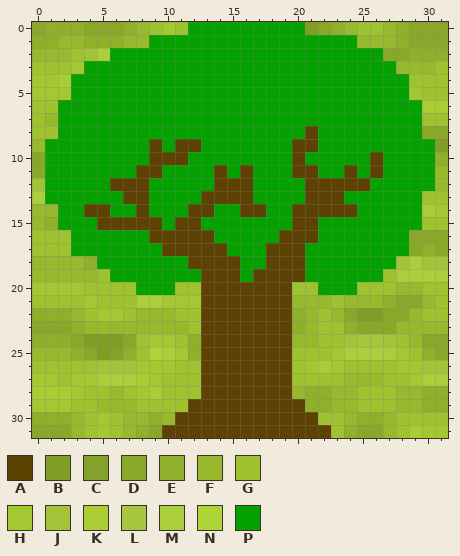
Two versions of one pixel-art sprite, data/images/tree.png. The picture above is the old version.
The file is 32x32 pixels. Colours within 5 levels of each other are drawn and written as one.
Palette (. is transparent): A #5d4204  B #809d25  C #85a22c  D #89a829  E #90b02c  F #98b92d  G #9fc230  H #a4c832  J #a3c438  K #a9ce34  L #a6c63e  M #abce3d  N #afd437  P #05a101
The result:
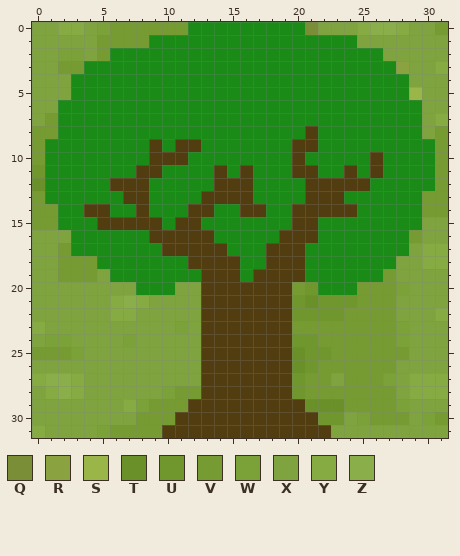
Colours new in this view: Q #798e37  R #8aa23f  S #9ab548  T #6a9129  U #70962e  V #769b33  W #7ba139  X #7fa43f  Y #86ab43  Z #8aae49
Change:
colour A: #5d4204 -> #513d10
colour P: #05a101 -> #198b16
Changed rows in their new state; - is a pixel that keeps its letter.
first column x 0:
 0 XXYYXWVVVVVV---------QXXXYZZYXXV
 1 XXXXXVVVV----------------XXXXXXX
 2 XXWWXV---------------------XXXXX
 3 XXVV------------------------RXXY
 4 XXX--------------------------XXX
 5 XXX--------------------------SXX
 6 XX----------------------------XX
 7 XV----------------------------XY
 8 VV----------------------------XV
 9 V------------------------------V
10 V------------------------------V
11 U------------------------------V
12 T------------------------------V
13 V-----------------------------VV
14 VV----------------------------VV
15 VV----------------------------XX
16 XXX--------------------------VXX
17 XXV--------------------------XYY
18 XXVVV-----------------------XXYY
19 XXVVVX---------------------VXXXX
20 XXXXXXXX---XX-------VU---VVVWXXX
21 XXXXXXYZYXXXX-------UTUUUVVVXXXX
22 XXXXXXYYXXXXX-------UUUUVVVVXXXY
23 YXXXXXXXXXXWX-------VVVVVVVVWXXX
24 XWWXXXXWXXXXX-------UUVVVVVVWXXX
25 VVVWXXXXXXXXX-------TUUVVVVVVXXX
26 XXXXXXXXXXXXX-------TUVVVVVVXXXX
27 YZZYXXXXXXXXX-------UVVXVVVWXYYY
28 XYZYXXXXXXWVV-------UVVVVVVVXYYY
29 XXXXXXXYWVVV---------TTTVVVVWXXX
30 XXXXXXXXVVV-----------UUXWVVVXWV
31 YXXXXWVVVV-------------XXXXXXXXX
Pixel boxes of the changes (left, top, right, bottom) in both pictures:
changed: (32, 22, 448, 438)
